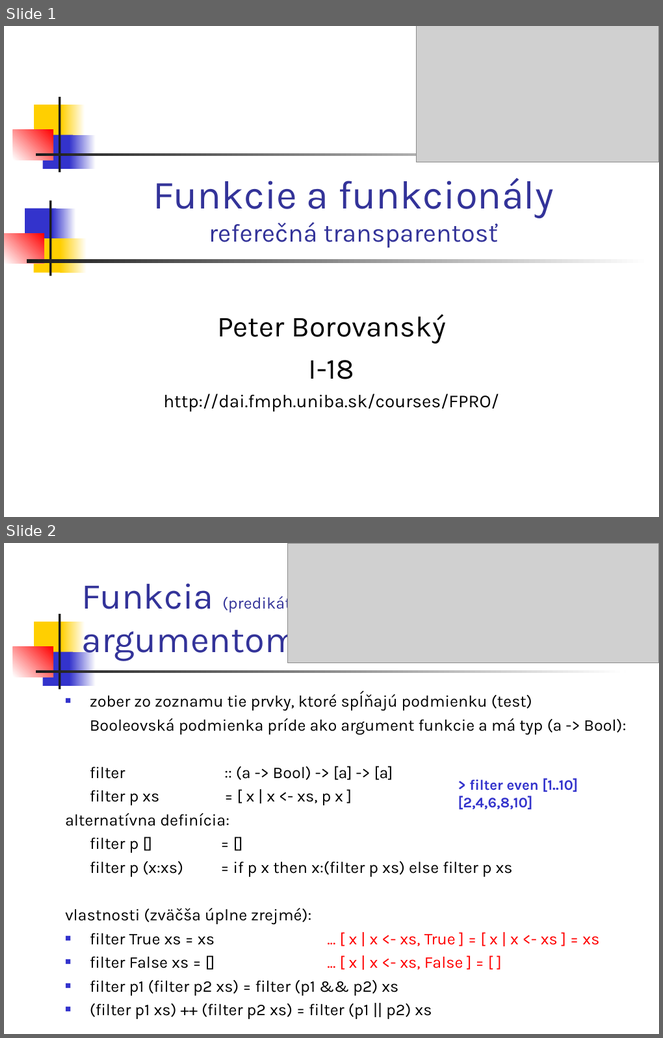
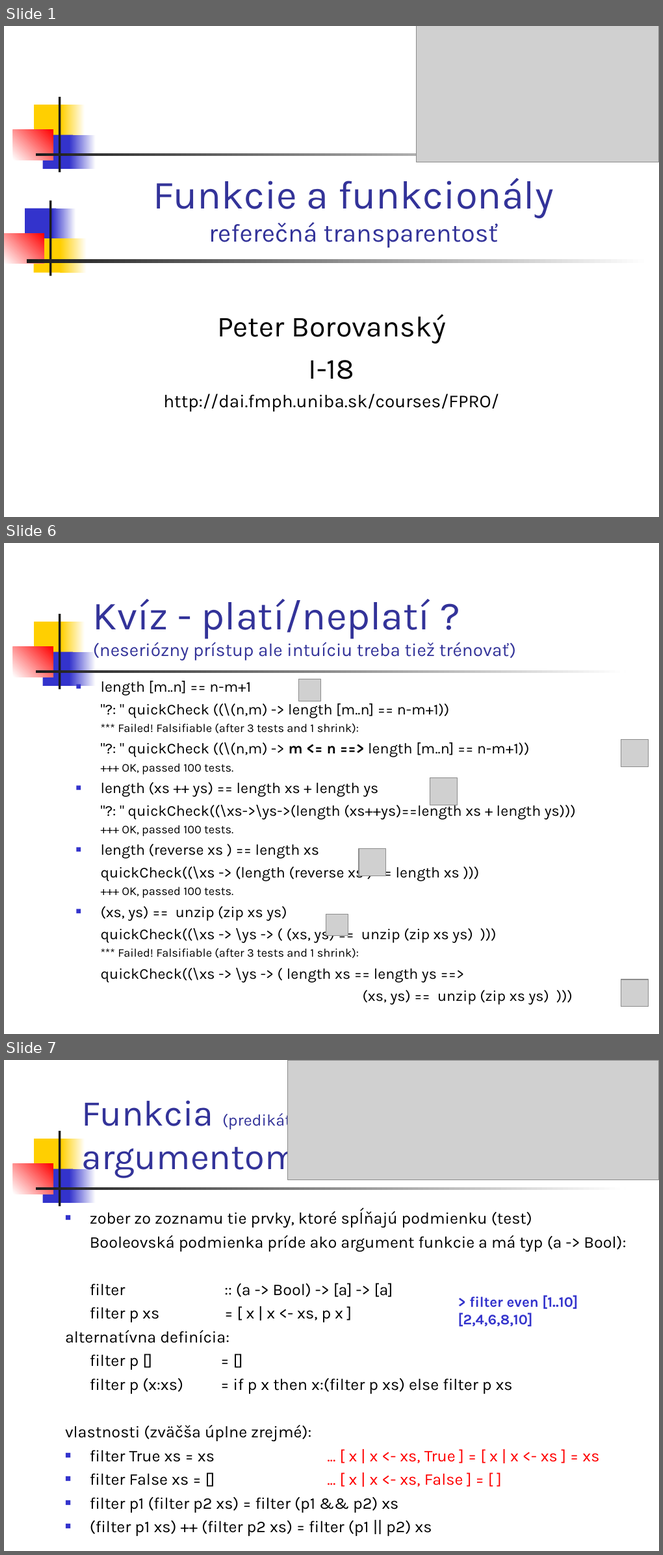
Before and after one commit to Funkcionalne/Prednasky, a slide deck: 02/02_fpro.ppt. Shown one above the other, each under a label of ours: slides 1 and 2 before the commit, slides 1, 6 and 7 after it; the slides between them are not shown. The pictures are 663x1038 and 663x1555 pixels, drawn with LibreOffice and Linux fonts; fonts in the diff are those of the drawing; grey boxes stand for pictures. Boxes give left, top, right and bottom in pixels: in the first picture for what was removed or moved away, otherwise in the second. Text is boxed around its words. In the diff, an @@ line names an element or a change of style, - is before the commit and + after.

```diff
--- a/02/02_fpro.ppt
+++ b/02/02_fpro.ppt
@@ slide 6 added at [4,543,659,1034], background #FFFFFF; not listed: 7 template elements that a slide beside it also shows @@
@@ title added at [93,599,516,661], 20 pt, text #333399 @@
+Kvíz - platí/neplatí ?
+(neseriózny prístup ale intuíciu treba tiež trénovať)
@@ text added at [101,681,576,1005], 16.6 pt, text #000000 @@
+■ length [m..n] == n-m+1
+"?: " quickCheck ((\(n,m) -> length [m..n] == n-m+1))
+*** Failed! Falsifiable (after 3 tests and 1 shrink):
+"?: " quickCheck ((\(n,m) -> m <= n ==> length [m..n] == n-m+1))
++++ OK, passed 100 tests.
+■ length (xs ++ ys) == length xs + length ys
+"?: " quickCheck((\xs->\ys->(length (xs++ys)==length xs + length ys)))
++++ OK, passed 100 tests.
+■ length (reverse xs ) == length xs
+quickCheck((\xs -> (length (reverse xs ) == length xs )))
++++ OK, passed 100 tests.
+■ (xs, ys) == unzip (zip xs ys)
+quickCheck((\xs -> \ys -> ( (xs, ys) == unzip (zip xs ys) )))
+*** Failed! Falsifiable (after 3 tests and 1 shrink):
+quickCheck((\xs -> \ys -> ( length xs == length ys ==>
+(xs, ys) == unzip (zip xs ys) )))
@@ picture added at [299,679,321,701] @@
@@ picture added at [622,739,649,767] @@
@@ picture added at [430,778,458,805] @@
@@ picture added at [359,849,387,876] @@
@@ picture added at [326,915,348,936] @@
@@ picture added at [622,980,649,1008] @@
@@ what was slide 2 is now slide 7 @@
```
Also in this commit, not shown: 1 slide changed, 5 other slides added, 2 other files.
